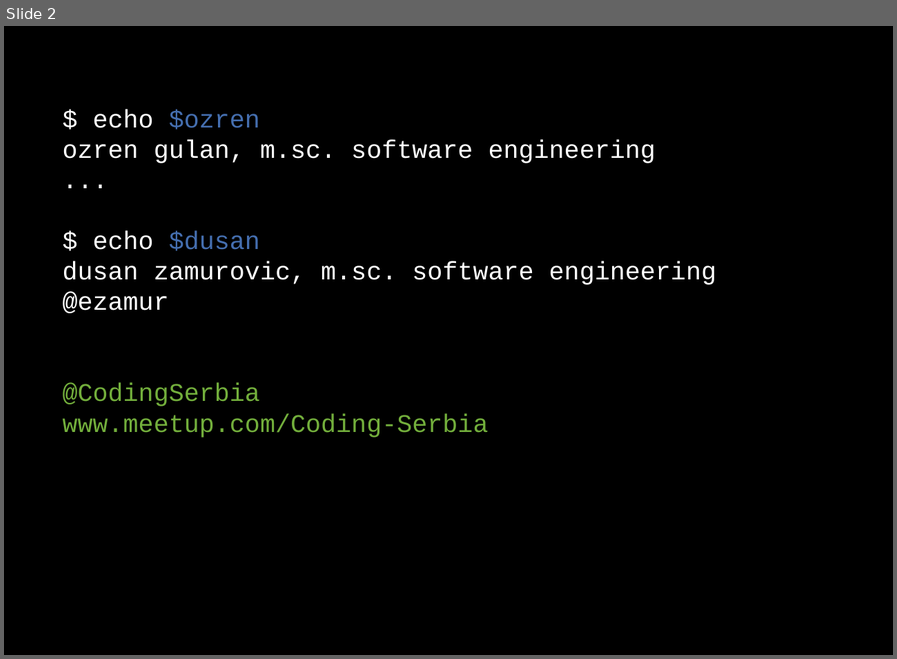
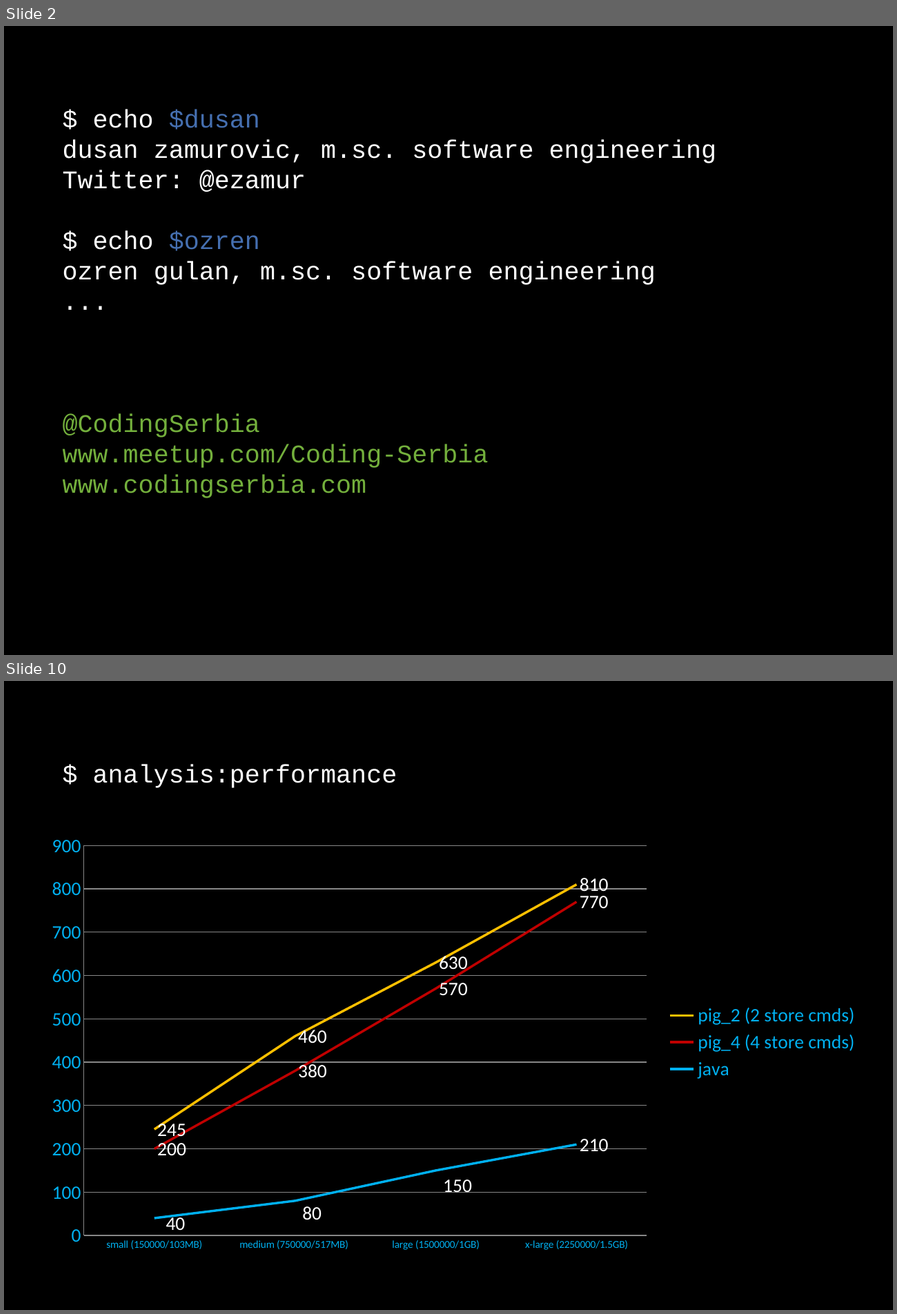
Before and after one commit to dzamurovic/coding-serbia-2014, a slide deck: coding-serbia.pptx. Shown one above the other, each under a label of ours: slide 2 before the commit, slides 2 and 10 after it; the slides between them are not shown. The pictures are 897x659 and 897x1314 pixels, drawn with LibreOffice and Linux fonts; fonts in the diff are those of the drawing. Boxes give left, top, right and bottom in pixels: in the first picture for what was removed or moved away, otherwise in the second. Text is boxed around its words. In the diff, an @@ line names an element or a change of style, - is before the commit and + after.

```diff
--- a/coding-serbia.pptx
+++ b/coding-serbia.pptx
@@ slide 10 added at box(4, 681, 893, 1310), background #000000 @@
@@ rectangle added at box(47, 750, 855, 827), fill #000000, outline #000000 2 pt, 24 pt, text #FFFFFF @@
+$ analysis:performance
@@ line chart added at box(35, 825, 868, 1259) @@
+categories: small (150000/103MB), medium (750000/517MB) , large (1500000/1GB), x-large (2250000/1.5GB)
+pig_2 (2 store cmds): 245, 460, 630, 810
+pig_4 (4 store cmds): 200, 380, 570, 770
+java: 40, 80, 150, 210
@@ slide 2 changed as well @@
@@ rectangle "$ echo $dusan": place and size @@
-rectangle "$ echo $dusan" at box(47, 95, 855, 448)
+rectangle "$ echo $dusan" at box(47, 95, 855, 540)
@@ text in rectangle at box(63, 109, 716, 192): paragraphs added @@
+$ echo $dusan
+dusan zamurovic, m.sc. software engineering
+Twitter: @ezamur
@@ text in rectangle at box(63, 231, 716, 313): paragraphs removed @@
-$ echo $dusan
-dusan zamurovic, m.sc. software engineering
-@ezamur
@@ text in rectangle at box(63, 474, 367, 498): paragraph added @@
+www.codingserbia.com
```
Also in this commit, not shown: 2 other slides changed, 10 other slides added, 4 slides removed, 3 other files.
